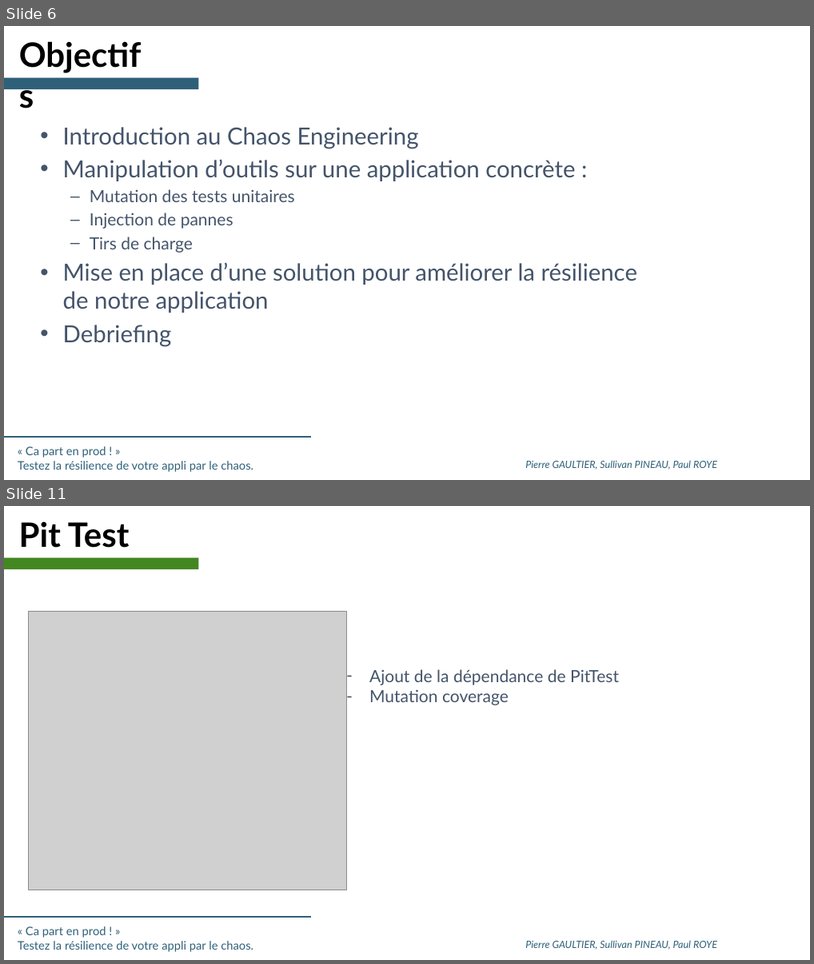
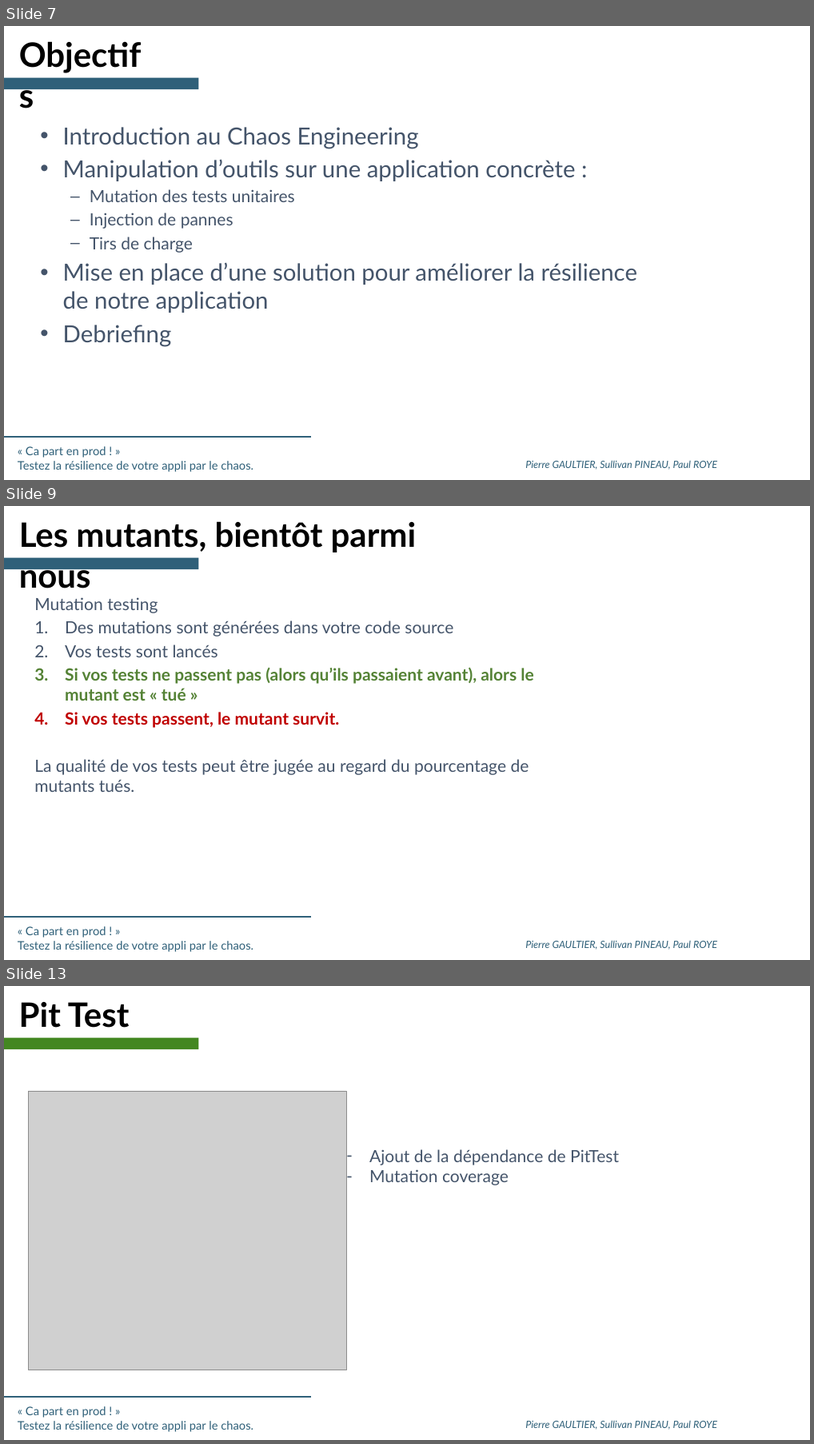
Before and after one commit to SII-Codelab-Chaos/Codelab-Chaos-TP, a slide deck: Hands-On -Chaos - SLIDES.pptx. Shown one above the other, each under a label of ours: slides 6 and 11 before the commit, slides 7, 9 and 13 after it; the slides between them are not shown. The pictures are 814x964 and 814x1444 pixels, drawn with LibreOffice and Linux fonts; fonts in the diff are those of the drawing; grey boxes stand for pictures; background and template pictures are left out. Boxes give left, top, right and bottom in pixels: in the first picture for what was removed or moved away, otherwise in the second. Text is boxed around its words. In the diff, an @@ line names an element or a change of style, - is before the commit and + after.

```diff
--- a/Hands-On -Chaos - SLIDES.pptx
+++ b/Hands-On -Chaos - SLIDES.pptx
@@ slide 9 added at [4, 506, 810, 960], background #FFFFFF; not listed: 3 template elements that a slide beside it also shows @@
@@ text added at [19, 521, 417, 594], 40 pt, text #000000, bold @@
+Les mutants, bientôt parmi nous
@@ rectangle added at [4, 557, 198, 569], fill #2F6079 @@
@@ text added at [34, 597, 534, 792], 20 pt, text #44546A @@
+Mutation testing
+1. Des mutations sont générées dans votre code source
+2. Vos tests sont lancés
+3. Si vos tests ne passent pas (alors qu’ils passaient avant), alors le mutant est « tué »
+4. Si vos tests passent, le mutant survit.
+La qualité de vos tests peut être jugée au regard du pourcentage de mutants tués.
@@ what was slide 6 is now slide 7 @@
@@ what was slide 11 is now slide 13 @@
```
Also in this commit, not shown: 5 slides changed, 2 other slides added, 1 slide removed.
